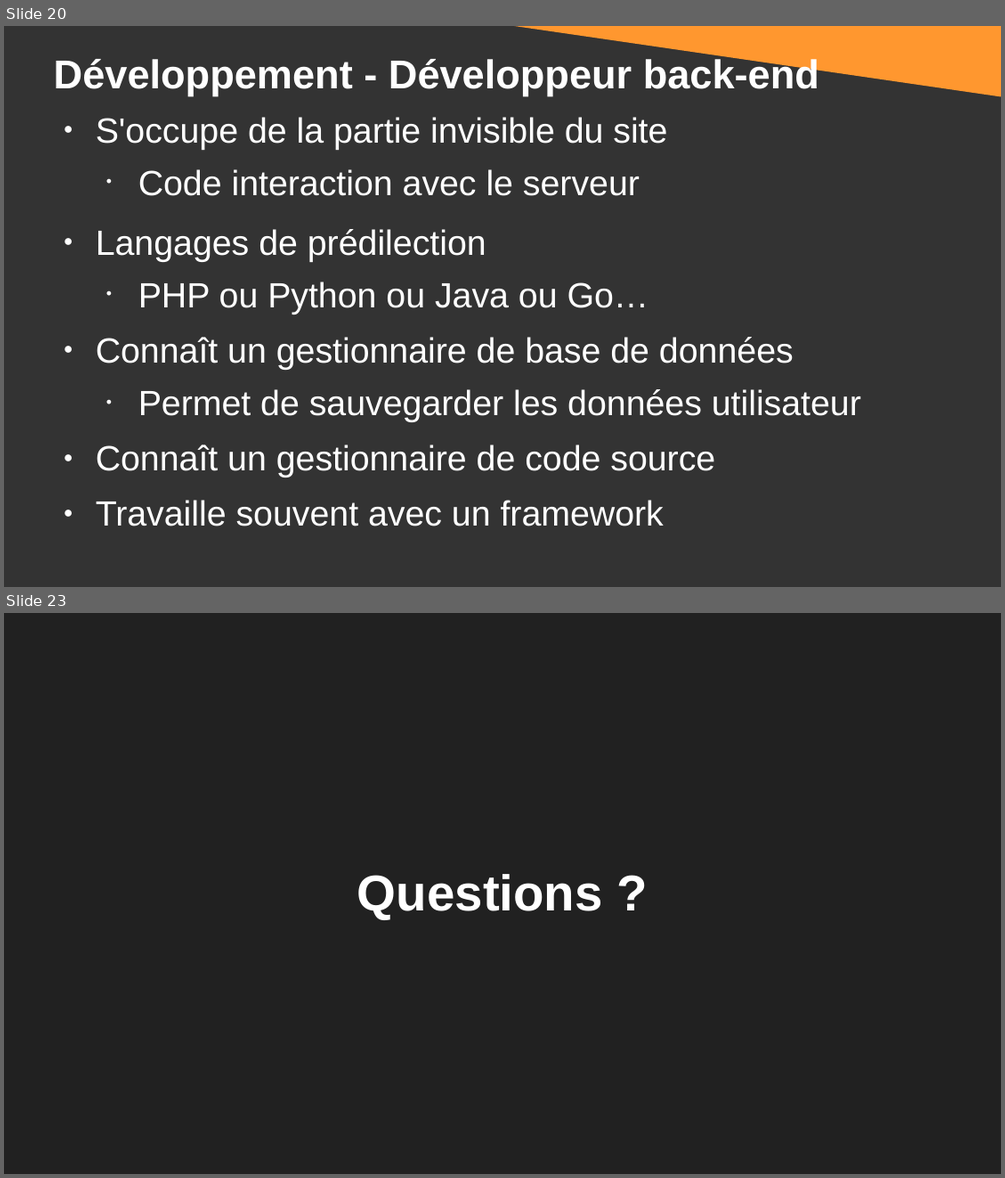
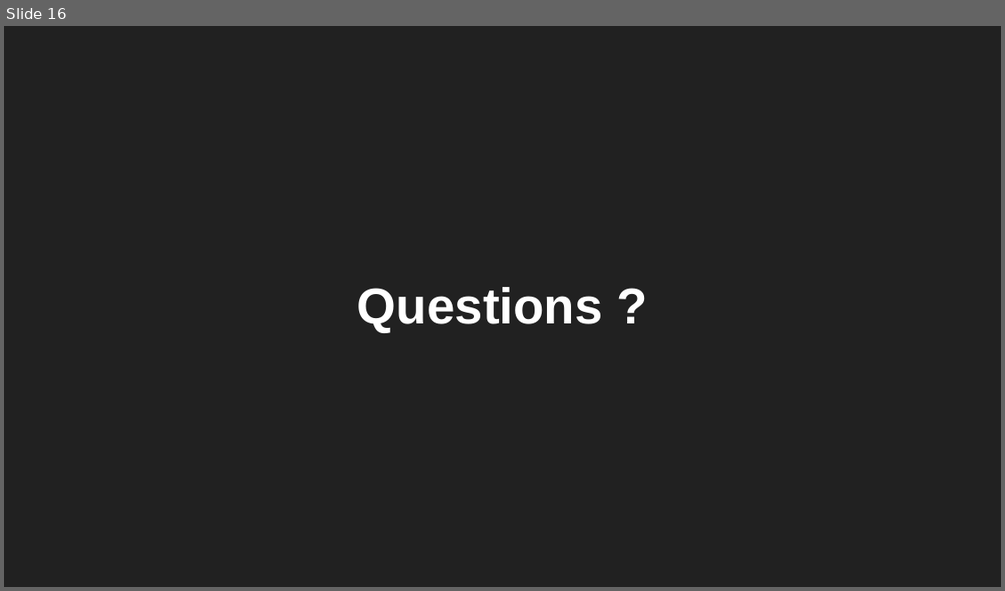
Before and after one commit to DanYellow/cours, a slide deck: integration-web-s2/cours-magistraux/numero-1/presentation.odp. Shown one above the other, each under a label of ours: slides 20 and 23 before the commit, slide 16 after it; the slides between them are not shown. The pictures are 1005x1178 and 1005x591 pixels, drawn with LibreOffice and Linux fonts; fonts in the diff are those of the drawing. Boxes give left, top, right and bottom in pixels: in the first picture for what was removed or moved away, otherwise in the second. Text is boxed around its words. In the diff, an @@ line names an element or a change of style, - is before the commit and + after.

```diff
--- a/integration-web-s2/cours-magistraux/numero-1/presentation.odp
+++ b/integration-web-s2/cours-magistraux/numero-1/presentation.odp
@@ slide 20 removed at bbox=[4, 26, 1001, 587], background #333333 @@
@@ right triangle removed at bbox=[486, 26, 1001, 97] @@
@@ title removed at bbox=[54, 56, 819, 95] @@
-Développement - Développeur back-end
@@ text removed at bbox=[96, 117, 861, 526] @@
-● S'occupe de la partie invisible du site
-  • Code interaction avec le serveur
-● Langages de prédilection
-  • PHP ou Python ou Java ou Go…
-● Connaît un gestionnaire de base de données
-  • Permet de sauvegarder les données utilisateur
-● Connaît un gestionnaire de code source
-● Travaille souvent avec un framework
@@ what was slide 23 is now slide 16 @@
```
Also in this commit, not shown: 1 slide changed, 14 slides added, 20 other slides removed, 10 other files.
